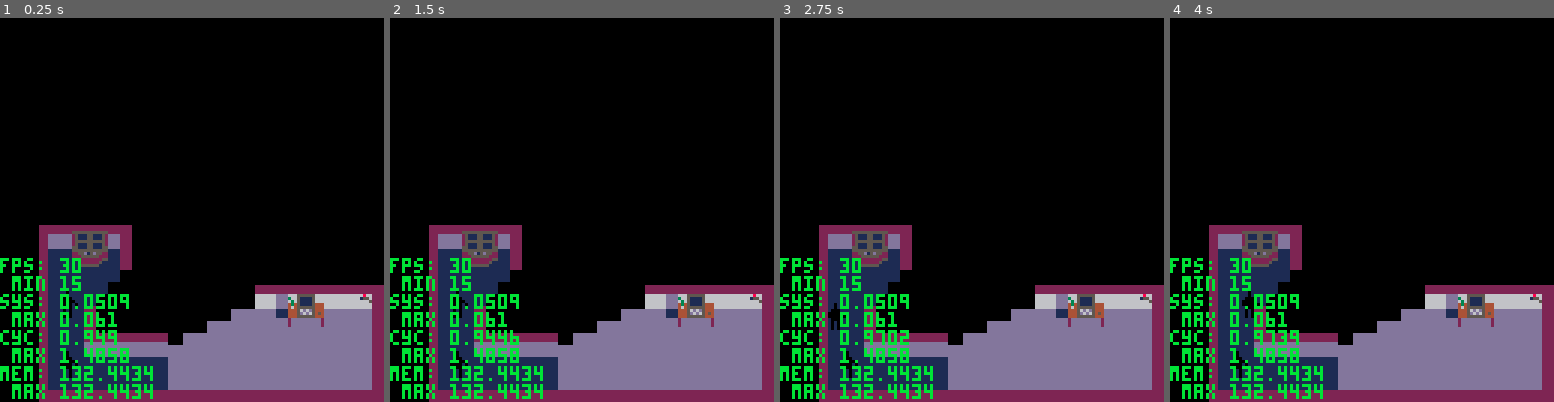
Above: before the commit, frames 1-4 (left to right).
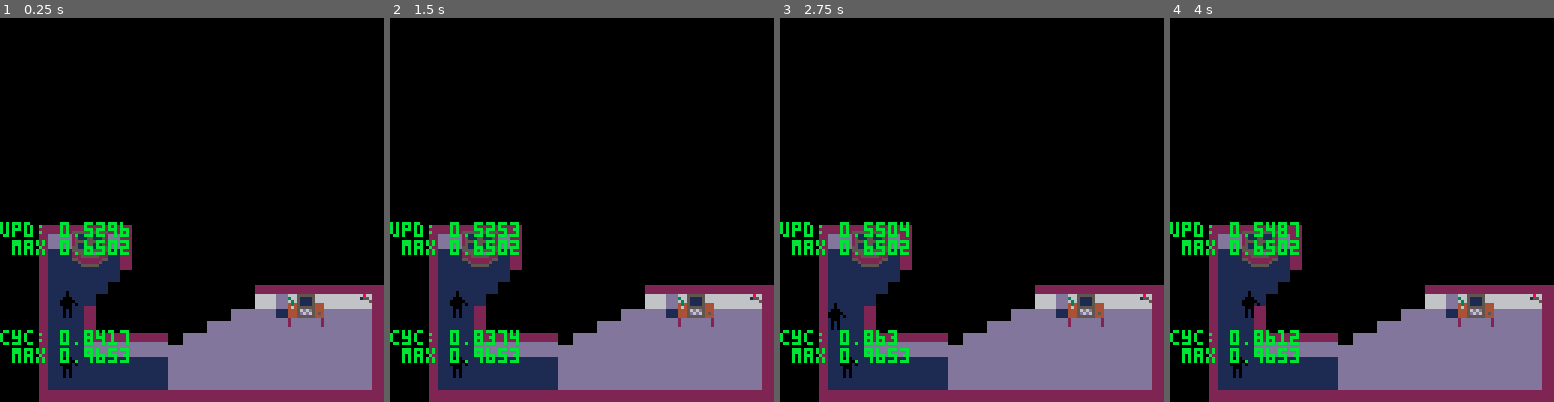
Above: after the commit, the same moments.

Repository: ironchestgames/pico-8-carts
Game: PICO-8 cartridge stealth.p8
The game is run twice, just before and just after one commit, with the same random seed, the same clock (stepped at 60 frames per second) and the same inputs.
Inputs:
- Up to frame 1 (0.25 s): no input
- Up to frame 2 (1.5 s): no input
- Up to frame 3 (2.75 s): hold Left 1.97-2.37 s; hold Down from 2.42 s (still down)
- Up to frame 4 (4 s): release Down at 2.82 s; hold Right 2.87-3.53 s; hold Up from 3.58 s (still down)

The runs differ from the first frame. In frame 1, 4.2% of the frame differs, in the area x 0-40%, y 53-100%; in frame 2, 4.2%; in frame 3, 4.2%; in frame 4, 4.2%.

Commit message:
stealth - performance tweaks

Diff:
--- a/stealth.p8
+++ b/stealth.p8
@@ -22,6 +22,15 @@
  end
  printh(result,'debug',false)
 end
+
+-- function convert(value)
+--  local binary = ""
+--  for i=1,32 do
+--   binary=band(shl(value,16),1)..binary
+--   value=shr(value,1)
+--  end
+--  return ''..value..' = '..binary
+-- end
 
 function curry3(_f,_a,_b,_c)
  return function()
@@ -804,35 +813,33 @@
 end
 
 function _draw()
- cls(0)
- palt(0,false)
- palt(15,true)
-
- -- draw floor
+ gupd=stat(1)
+ gupdmax=max(gupd,gupdmax)
+
  local _lightcols={[0]=1,13,2}
- for _y=1,32 do
+ for _y=32,1,-1 do
   for _x=1,32 do
+
+   -- draw floor
    local _tile=floor[_y][_x]
    local _l=light[_y][_x]
+   local _sx,_sy=_x*4-4,_y*4-4
+
+   local _col=_tile
    if _l == 1 then
-    _tile=_lightcols[_tile]
-   end
-   rectfill(_x*4-4,_y*4-4,_x*4,_y*4,_tile)
-  end
- end
-
- -- draw walls
- for y=1,32 do
-  for x=1,32 do
-   local tile=floor[y][x]
-   local l=light[y][x]*5
-   local sx,sy=x*4-4,y*4-4
-   if tile == 2 then
-    if y < 32 then
-     if floor[y+1][x] == 0 then
-      sspr(4,0+l,4,5,sx,sy)
-     elseif floor[y+1][x] == 1 then
-      sspr(0,0+l,4,5,sx,sy)
+    _col=_lightcols[_col]
+   end
+   rectfill(_sx,_sy,_sx+3,_sy+3,_col)
+
+   -- draw walls
+   local _y1=_y+1
+   if _tile == 2 then
+    if _y < 32 then
+     local _tilebelow=floor[_y1][_x]
+     if _tilebelow == 0 then
+      sspr(4,0+_l*5,4,5,_sx,_sy)
+     elseif _tilebelow == 1 then
+      rectfill(_sx,_sy,_sx+3,_sy+4,13-7*_l)
      end
     end
    end
@@ -864,7 +871,6 @@
   -- draw players
   for _p in all(players) do
    if _p.y == _y then
-    -- rectfill(_p.x*4-4,_p.y*4-4-4,_p.x*4-4+3,_p.y*4-4+3,12)
     if _p.state == 'hiding' then
      if _p.adjacency == 0 then
       sspr(6,16,4,9,_p.x*4-4,_p.y*4-9)
@@ -937,22 +943,27 @@
  end
 
  if devvalues then
-  print('fps: '..stat(7),0,122-42,11) -- note: fps
-  print(' min '..gfps,0,122-36,11) -- note: fps min
-  print('sys: '..stat(2),0,122-30,11) -- note: system calls
-  print(' max '..gsys,0,122-24,11) -- note: system calls max
+
+  print('upd: '..gupd,0,122-54,11)
+  print(' max '..gupdmax,0,122-48,11)
+  -- print('fps: '..stat(7),0,122-42,11) -- note: fps
+  -- print(' min '..gfps,0,122-36,11) -- note: fps min
+  -- print('sys: '..stat(2),0,122-30,11) -- note: system calls
+  -- print(' max '..gsys,0,122-24,11) -- note: system calls max
   print('cyc: '..stat(1),0,122-18,11) -- note: lua calls
   print(' max '..gcyc,0,122-12,11) -- note: lua calls max
-  print('mem: '..stat(0),0,122-6,11) -- note: memory
-  print(' max '..gmem,0,122,11) -- note: memory max
-
-  gmem=max(gmem,stat(0))
+  -- print('mem: '..stat(0),0,122-6,11) -- note: memory
+  -- print(' max '..gmem,0,122,11) -- note: memory max
+
+  -- gfps=min(gfps,stat(7))
+  -- gsys=max(gsys,stat(2))
   gcyc=max(gcyc,stat(1))
-  gsys=max(gsys,stat(2))
-  gfps=min(gfps,stat(7))
- end
-end
-
+  -- gmem=max(gmem,stat(0))
+ end
+end
+
+gupd=0
+gupdmax=0
 gmem=0
 gcyc=0
 gsys=0
@@ -961,6 +972,8 @@
 function _init()
  t=0
  alertlvl=1
+ palt(0,false)
+ palt(15,true)
 end
 
 
